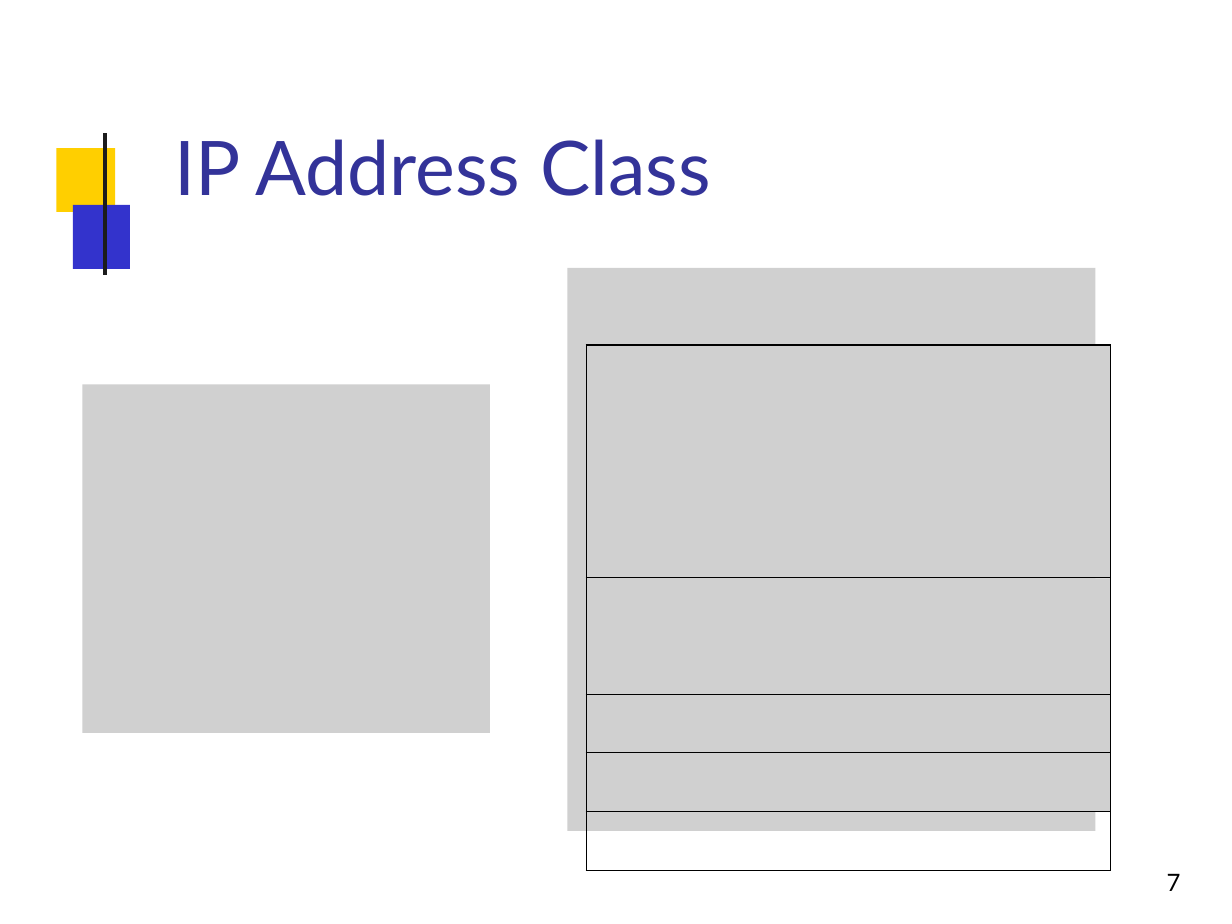
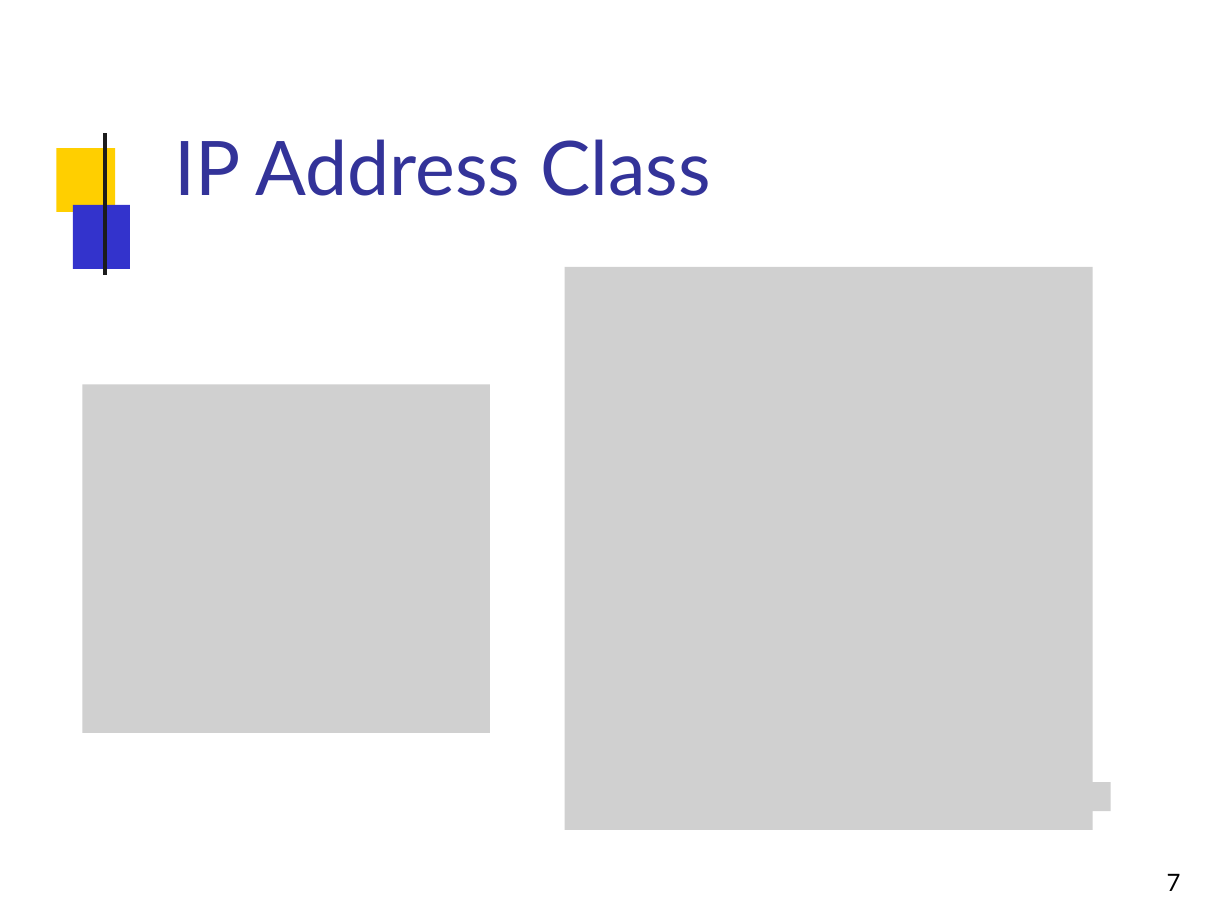
Before and after one commit to Al0nesauurs/etc, a slide deck: slide 7 of networkStudy/2015-03-204421-ipv4-partii.pptx. Drawn at 1232x924 pixels with LibreOffice and Linux fonts; fonts in the diff are those of the drawing; grey boxes stand for pictures; background and template pictures are left out. Boxes give left, top, right and bottom in pixels: in the first picture for what was removed or moved away, otherwise in the second. Text is boxed around its words. In the diff, an @@ line names an element or a change of style, - is before the commit and + after.

```diff
--- a/networkStudy/2015-03-204421-ipv4-partii.pptx
+++ b/networkStudy/2015-03-204421-ipv4-partii.pptx
@@ picture: place and size @@
-picture at bbox=[568, 269, 1095, 832]
+picture at bbox=[564, 267, 1092, 830]
@@ picture removed at bbox=[586, 346, 1110, 579] @@
@@ table removed at bbox=[586, 345, 1110, 827], 5 rows, 1 columns @@
-
-
-
-
-
@@ picture removed at bbox=[586, 578, 1110, 695] @@
@@ picture removed at bbox=[586, 695, 1110, 753] @@
@@ picture removed at bbox=[586, 753, 1110, 782] @@
```
Also in this commit, not shown: 5 other slides changed.
